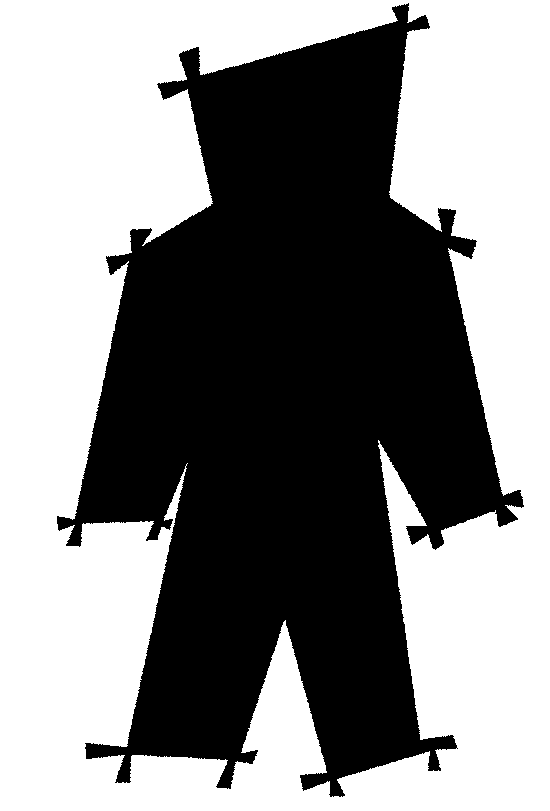
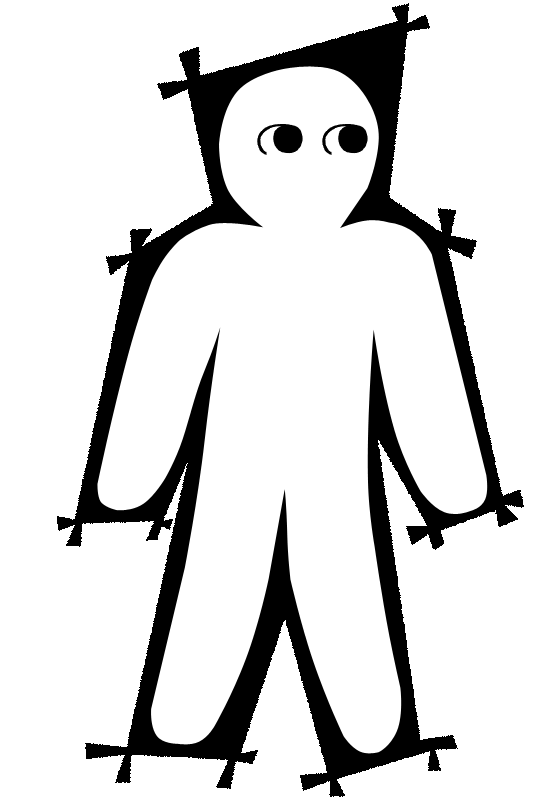
Two versions of the same layered image (550×811). Layer-by-layer changes:
added layer "Calque 7" above "Calque 6" over [257, 124, 303, 155]
added layer "Calque 6" above "Calque 1" over [322, 124, 368, 155]
added layer "Calque 8" above "Calque 2" over [97, 66, 488, 754]
